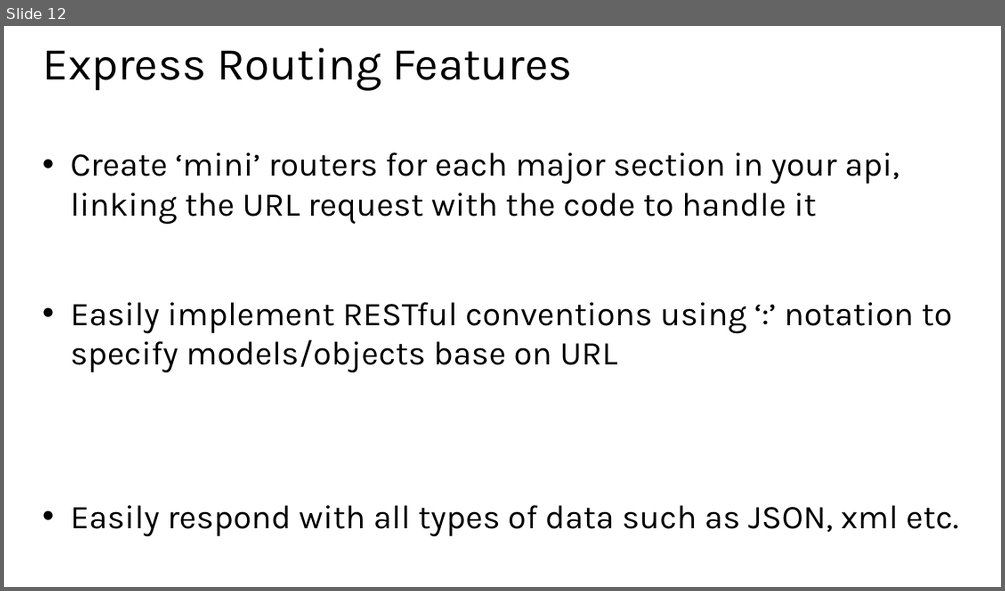
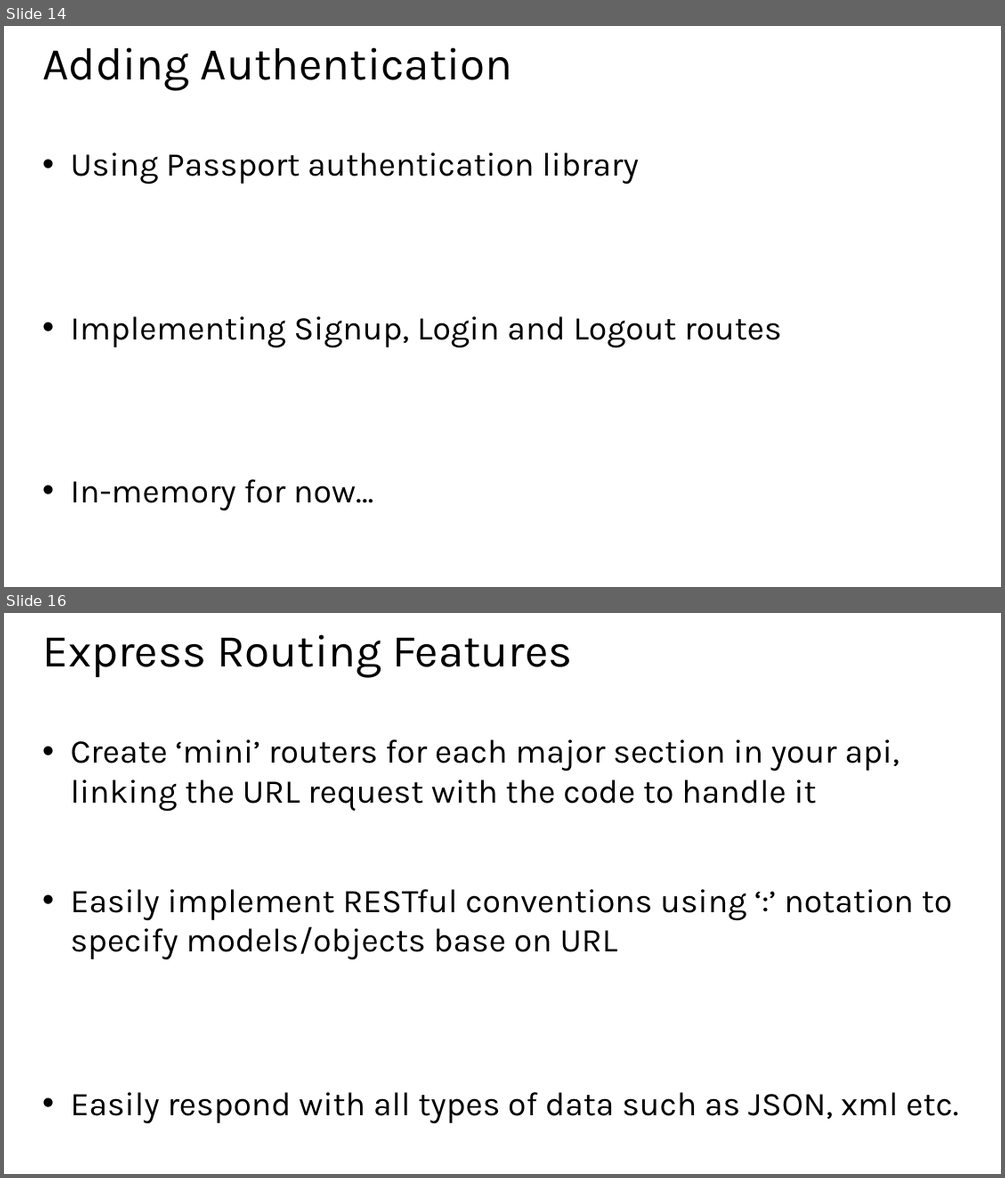
Before and after one commit to hwz/chirp, a slide deck: slides/module3.pptx. Shown one above the other, each under a label of ours: slide 12 before the commit, slides 14 and 16 after it; the slides between them are not shown. The pictures are 1005x591 and 1005x1178 pixels, drawn with LibreOffice and Linux fonts; fonts in the diff are those of the drawing. Boxes give left, top, right and bottom in pixels: in the first picture for what was removed or moved away, otherwise in the second. Text is boxed around its words. In the diff, an @@ line names an element or a change of style, - is before the commit and + after.

```diff
--- a/slides/module3.pptx
+++ b/slides/module3.pptx
@@ slide 14 added at (x1=4, y1=26, x2=1001, y2=587), background #FFFFFF @@
@@ title added at (x1=42, y1=47, x2=513, y2=90), 44 pt, text #000000 @@
+Adding Authentication
@@ text added at (x1=71, y1=152, x2=781, y2=510), 32 pt, text #000000 @@
+• Using Passport authentication library
+• Implementing Signup, Login and Logout routes
+• In-memory for now…
@@ what was slide 12 is now slide 16 @@
```
Also in this commit, not shown: 1 slide changed, 4 other slides added, 2 other files.
